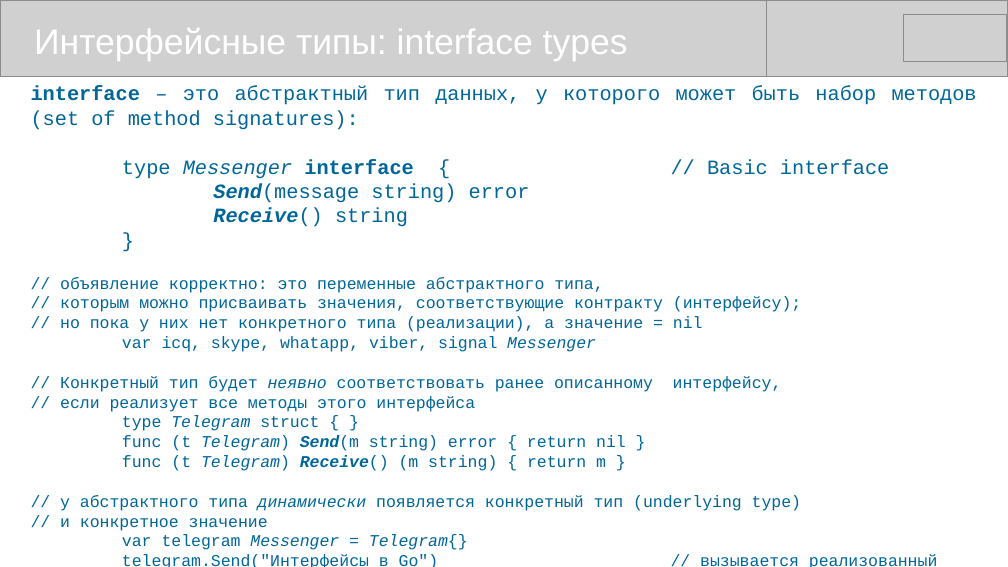
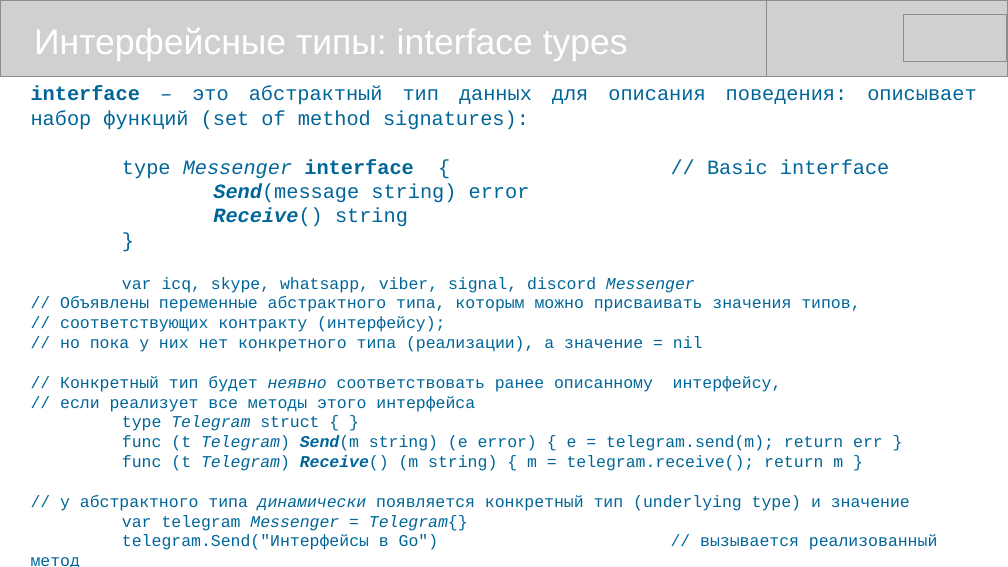
Before and after one commit to mike-shock/Go_language, a slide deck: slide 31 of Go_Review.odp. Drawn at 1008x567 pixels with LibreOffice and Linux fonts; fonts in the diff are those of the drawing; grey boxes stand for pictures. Boxes give left, top, right and bottom in pixels: in the first picture for what was removed or moved away, otherwise in the second. Text is boxed around its words. In the diff, an @@ line names an element or a change of style, - is before the commit and + after.

```diff
--- a/Go_Review.odp
+++ b/Go_Review.odp
@@ text at <box>31,86,976,130</box>: text changed @@
-interface – это абстрактный тип данных, у которого может быть набор методов (set of method signatures):
+interface – это абстрактный тип данных для описания поведения: описывает набор функций (set of method signatures):
@@ text at <box>60,277,860,332</box>: text changed @@
-// объявление корректно: это переменные абстрактного типа,
-// которым можно присваивать значения, соответствующие контракту (интерфейсу);
+var icq, skype, whatsapp, viber, signal, discord Messenger
+// Объявлены переменные абстрактного типа, которым можно присваивать значения типов,
+// соответствующих контракту (интерфейсу);
@@ text at <box>122,336,596,352</box>: paragraph removed @@
-var icq, skype, whatapp, viber, signal Messenger
@@ text at <box>60,435,910,511</box>: text changed @@
-func (t Telegram) Send(m string) error { return nil }
-func (t Telegram) Receive() (m string) { return m }
-// у абстрактного типа динамически появляется конкретный тип (underlying type)
-// и конкретное значение
+func (t Telegram) Send(m string) (e error) { e = telegram.send(m); return err }
+func (t Telegram) Receive() (m string) { m = telegram.receive(); return m }
+// у абстрактного типа динамически появляется конкретный тип (underlying type) и значение
```
Also in this commit, not shown: 8 other slides changed, 1 other file.
